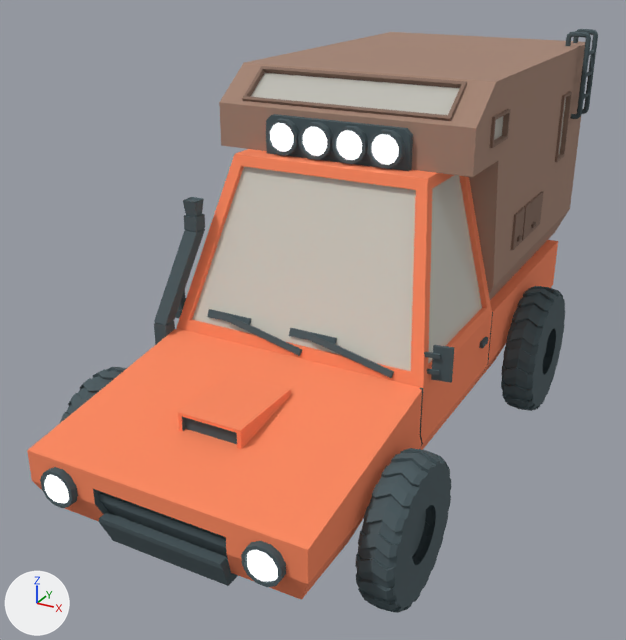
A saved change to the glTF model public/models/car.glb.
Camera for both pictures: a camera (50 mm lens) standing at (2.79, -5.7, 3.9) and looking at (-0.29, -0.11, 1.1). The axes (+X, +Y, +Z) are drawn at lower left. The lights are the same throughout. Where no turn or scale is listed for an object, it has been applied to the vertices. Vertices at the same position are counted once.

In view in the first picture: 'Chassis', 'Wheel_FL', 'Wheel_FR', 'Wheel_RL'.
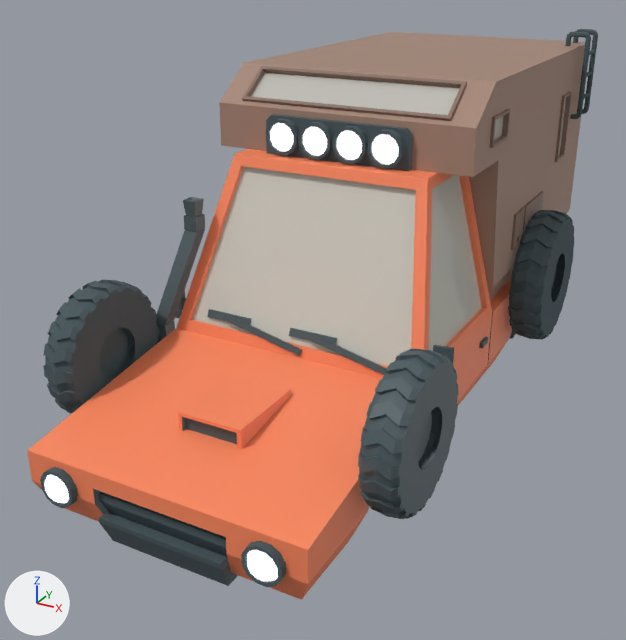
The newer file is also turned or shifted as a whole; pictures and numbers use the older file's frame.

The change in detail:
me_object_1 has 482 vertices, 880 faces and spans x 1.047..1.29, y -2.056..-1.057, z -0.407..0.592.
me_object_1 is used by ob_wheel_fl; location (0.0, 0.0, 0.461).
me_object_1 part 1: the whole mesh is moved by (0.0, 0.0, 0.688).
me_object_1_002 has 482 vertices, 880 faces and spans x -1.29..-1.047, y -2.056..-1.056, z -0.407..0.593.
me_object_1_002 is used by ob_wheel_fr; location (0.0, 0.0, 0.461).
me_object_1_002 part 2: the whole mesh is moved by (0.0, 0.0, 0.688).
me_object_1_003 has 482 vertices, 880 faces and spans x 1.035..1.302, y 0.735..1.835, z -0.407..0.692.
me_object_1_003 is used by ob_wheel_rl; location (0.0, 0.0, 0.461).
me_object_1_003 part 3: the whole mesh is moved by (0.0, 0.0, 0.688).

Location of each change, [x1, y1, x2, y2] in pixels of the pictures (626 x 640 px):
'Wheel_FL', mesh moved: before [355, 448, 451, 613]; after [358, 348, 458, 519]
'Wheel_RL', mesh moved: before [501, 286, 565, 411]; after [508, 210, 574, 340]
'Wheel_FR', mesh moved: before [60, 367, 127, 423]; after [43, 280, 160, 414]
